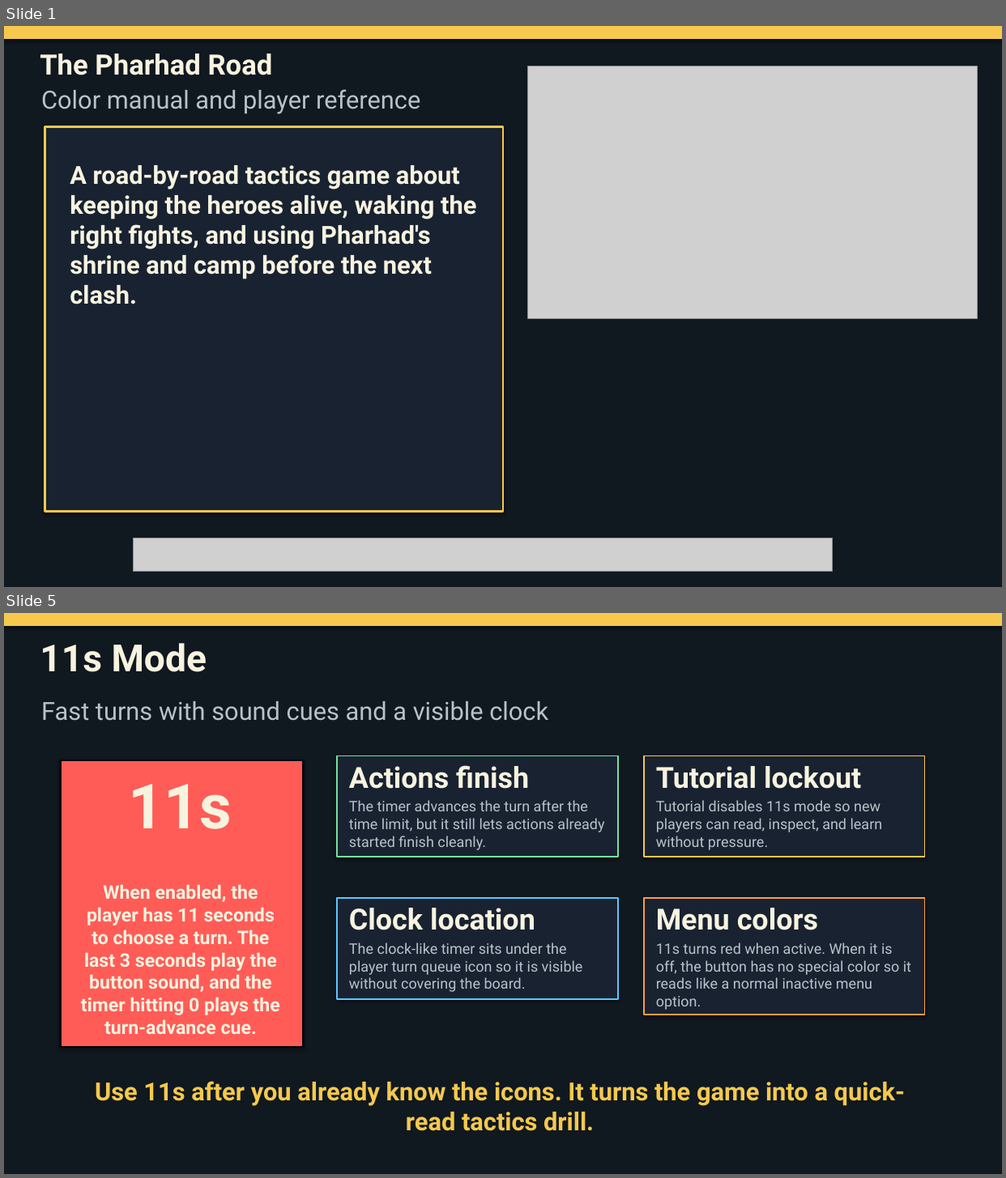
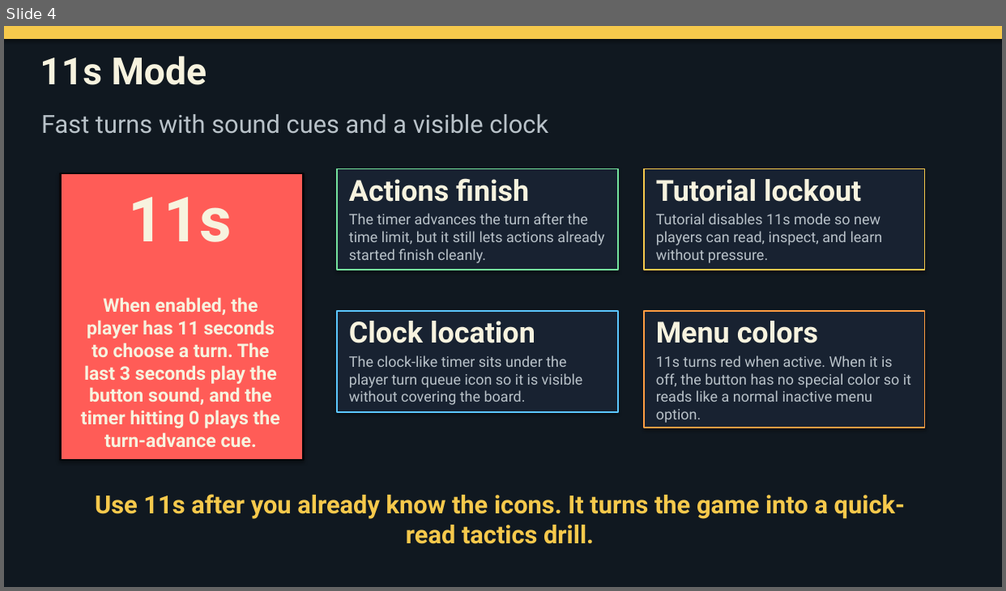
Before and after one commit to teymurianstudios/teymurian-studios, a slide deck: Pharhad_Road_Manual.pptx. Shown one above the other, each under a label of ours: slides 1 and 5 before the commit, slide 4 after it; the slides between them are not shown. The pictures are 1006x1178 and 1006x591 pixels, drawn with LibreOffice and Linux fonts; fonts in the diff are those of the drawing; grey boxes stand for pictures. Boxes give left, top, right and bottom in pixels: in the first picture for what was removed or moved away, otherwise in the second. Text is boxed around its words. In the diff, an @@ line names an element or a change of style, - is before the commit and + after.

```diff
--- a/Pharhad_Road_Manual.pptx
+++ b/Pharhad_Road_Manual.pptx
@@ slide 1 removed at <box>4,26,1002,587</box>, background #101820 @@
@@ rectangle removed at <box>4,26,1002,587</box> @@
@@ rectangle removed at <box>4,26,1002,39</box> @@
@@ text removed at <box>40,54,273,75</box> @@
-The Pharhad Road
@@ picture removed at <box>528,66,978,318</box> @@
@@ text removed at <box>41,89,420,114</box> @@
-Color manual and player reference
@@ rectangle removed at <box>45,127,503,512</box> @@
@@ text removed at <box>70,165,476,305</box> @@
-A road-by-road tactics game about keeping the heroes alive, waking the right fights, and using Pharhad's shrine and camp before the next clash.
@@ picture removed at <box>134,538,833,571</box> @@
@@ what was slide 5 is now slide 4 @@
```
Also in this commit, not shown: 2 slides changed, 1 slide added, 10 other slides removed, 1 other file.
